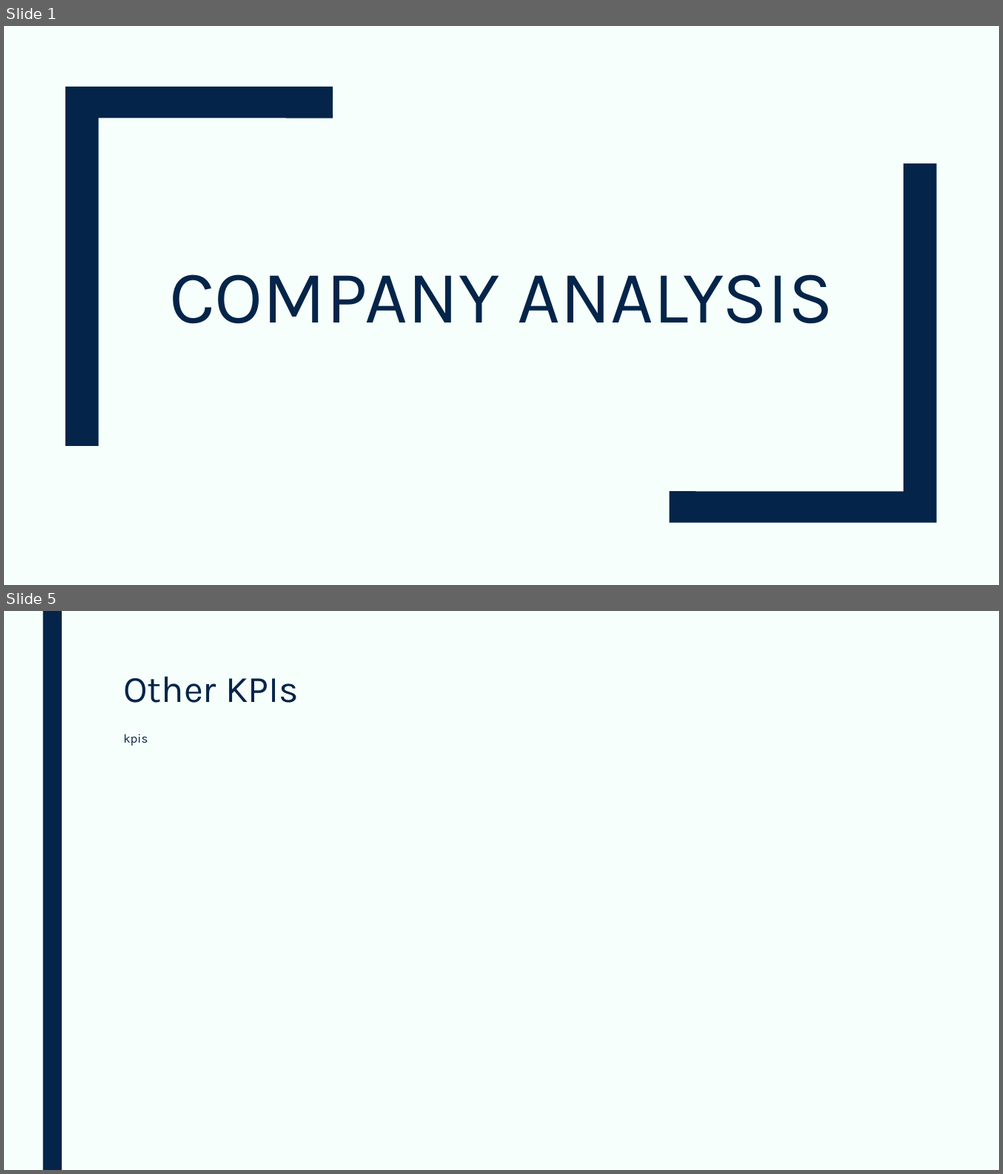
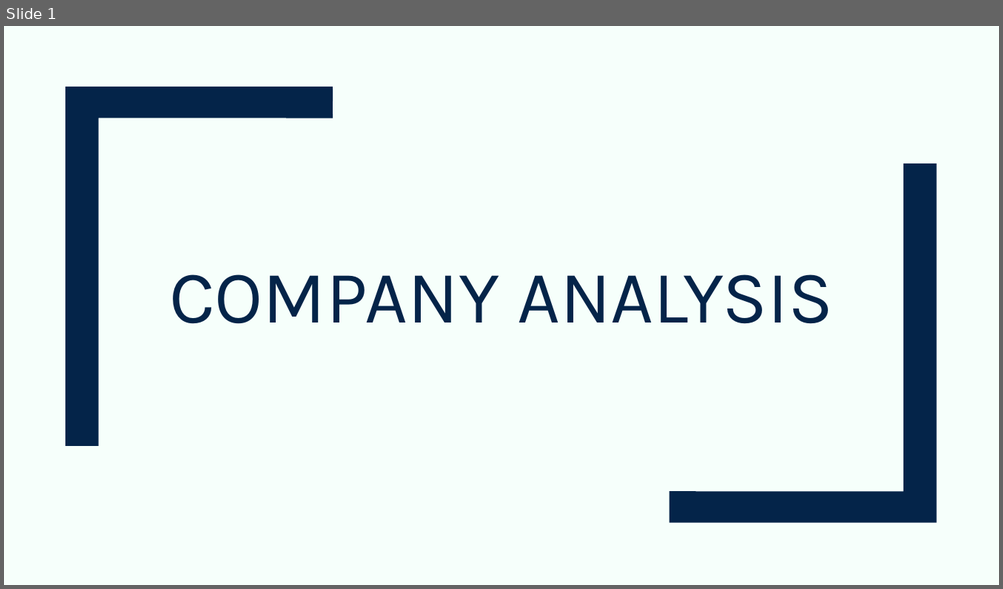
Before and after one commit to devangovind/AMUCLDISS, a slide deck: fastapi-backend/pres/output.pptx. Shown one above the other, each under a label of ours: slides 1 and 5 before the commit, slide 1 after it; the slides between them are not shown. The pictures are 1003x1174 and 1003x589 pixels, drawn with LibreOffice and Linux fonts; fonts in the diff are those of the drawing. Boxes give left, top, right and bottom in pixels: in the first picture for what was removed or moved away, otherwise in the second. Text is boxed around its words. In the diff, an @@ line names an element or a change of style, - is before the commit and + after.

```diff
--- a/fastapi-backend/pres/output.pptx
+++ b/fastapi-backend/pres/output.pptx
@@ slide 5 removed at bbox=[4, 611, 999, 1170], background #F6FFFB @@
@@ rectangle removed at bbox=[42, 611, 62, 1170] @@
@@ title removed at bbox=[123, 676, 299, 703] @@
-Other KPIs
@@ text removed at bbox=[123, 734, 148, 746] @@
-kpis
```
Also in this commit, not shown: 1 slide changed, 3 slides added, 3 other slides removed, 9 other files.
